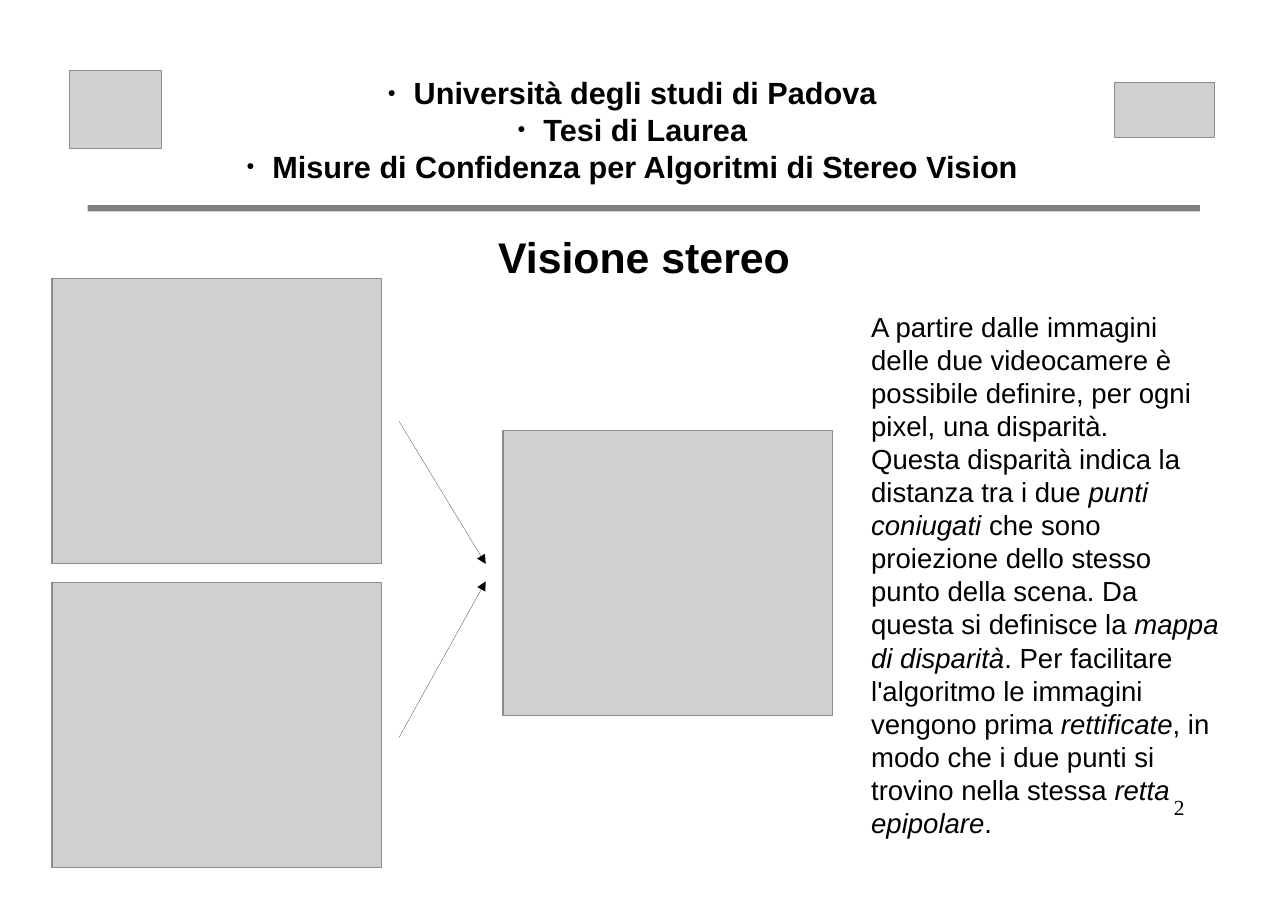
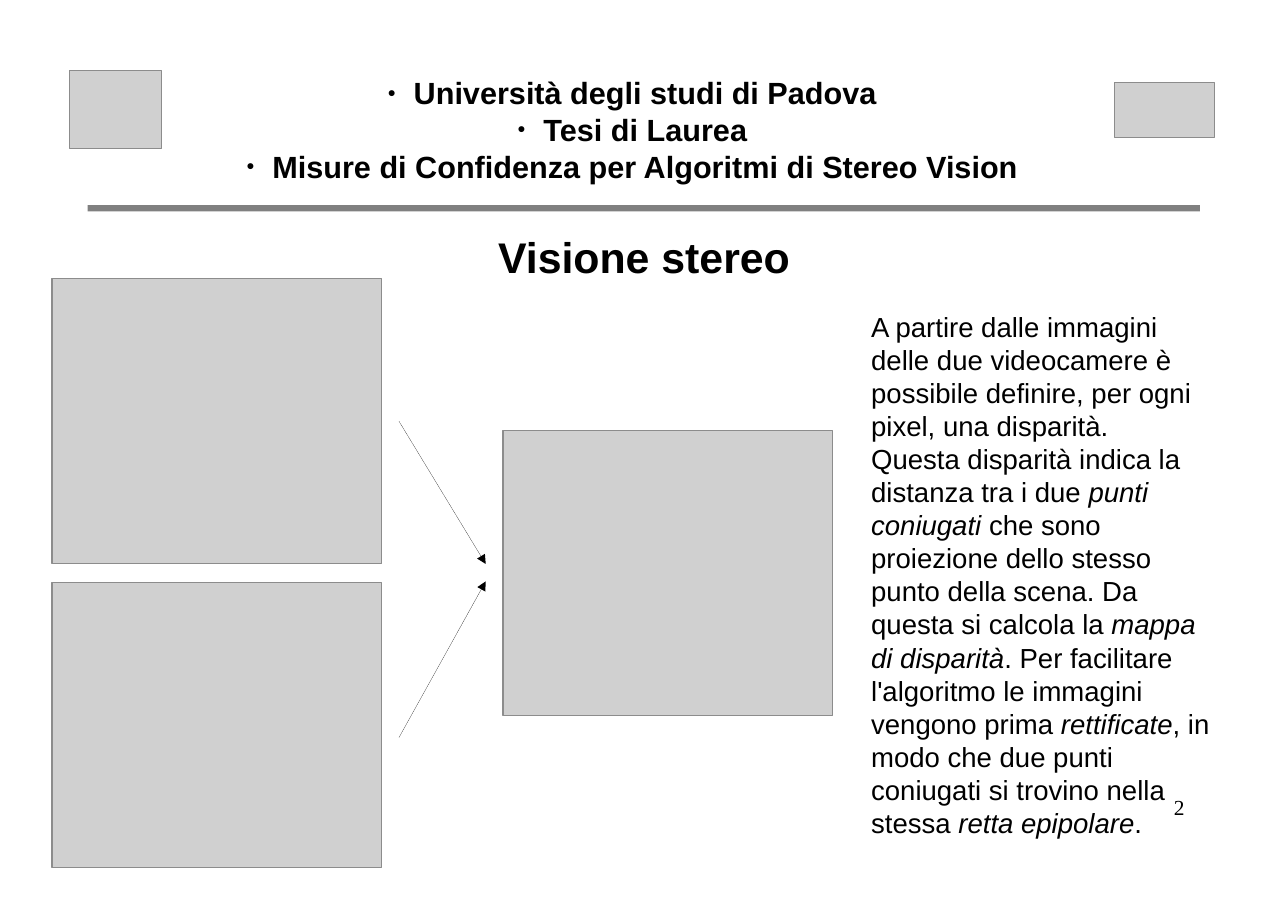
Before and after one commit to nicoladallago/Thesis, a slide deck: slide 2 of altro/presentazione.odp. Drawn at 1288x911 pixels with LibreOffice and Linux fonts; fonts in the diff are those of the drawing; grey boxes stand for pictures. Boxes give left, top, right and bottom in pixels: in the first picture for what was removed or moved away, otherwise in the second. Text is boxed around its words. In the diff, an @@ line names an element or a change of style, - is before the commit and + after.

```diff
--- a/altro/presentazione.odp
+++ b/altro/presentazione.odp
@@ text at bbox=[871, 448, 1209, 838]: text changed @@
-Questa disparità indica la distanza tra i due punti coniugati che sono proiezione dello stesso punto della scena. Da questa si definisce la mappa di disparità. Per facilitare l'algoritmo le immagini vengono prima rettificate, in modo che i due punti si trovino nella stessa retta epipolare.
+Questa disparità indica la distanza tra i due punti coniugati che sono proiezione dello stesso punto della scena. Da questa si calcola la mappa di disparità. Per facilitare l'algoritmo le immagini vengono prima rettificate, in modo che due punti coniugati si trovino nella stessa retta epipolare.
```
Also in this commit, not shown: 5 other slides changed, 1 other file.
